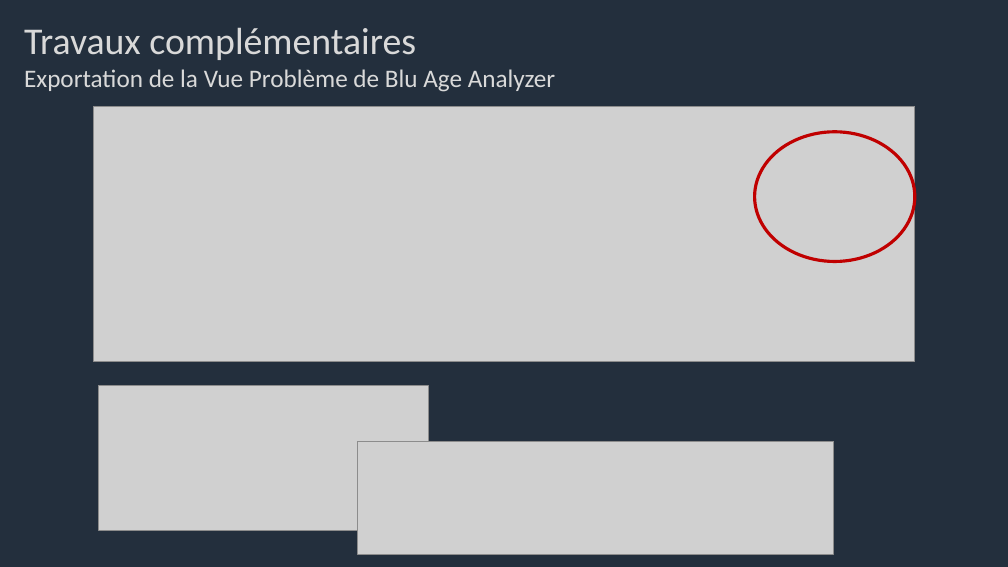
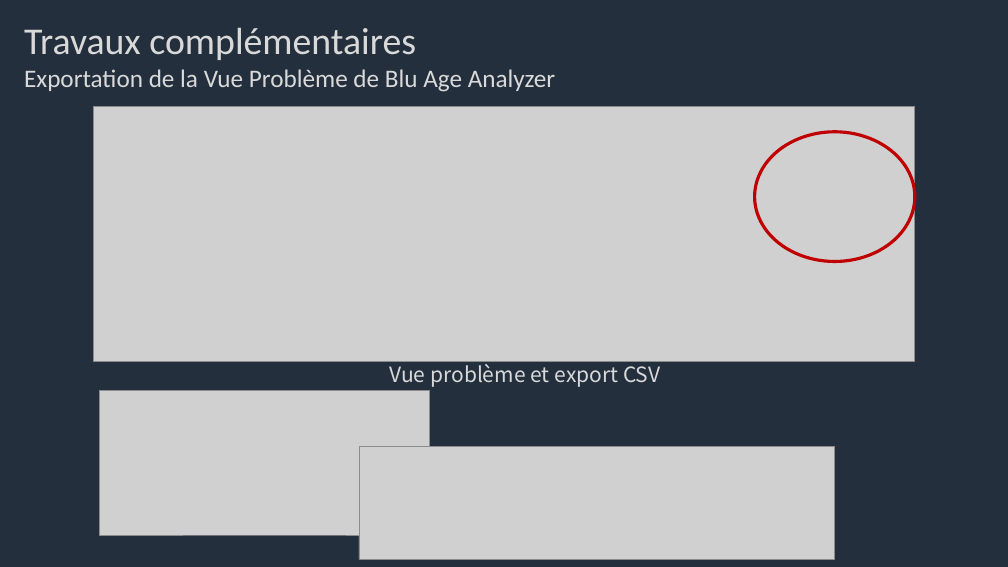
Before and after one commit to Sand-jrd/HelloPipepline, a slide deck: slide 13 of DiapoPourSoutenance.pptx (slide 12 before the commit). Drawn at 1008x567 pixels with LibreOffice and Linux fonts; fonts in the diff are those of the drawing; grey boxes stand for pictures. Boxes give left, top, right and bottom in pixels: in the first picture for what was removed or moved away, otherwise in the second. Text is boxed around its words. In the diff, an @@ line names an element or a change of style, - is before the commit and + after.

```diff
--- a/DiapoPourSoutenance.pptx
+++ b/DiapoPourSoutenance.pptx
@@ text added at (390,361,660,387), 20 pt, text #D9D9D9 @@
+Vue problème et export CSV
@@ picture: place and size @@
-picture at (99,386,429,530)
+picture at (100,391,430,535)
@@ picture: place and size @@
-picture at (358,442,833,554)
+picture at (359,446,835,559)
```
Also in this commit, not shown: 8 other slides changed, 2 slides added.
